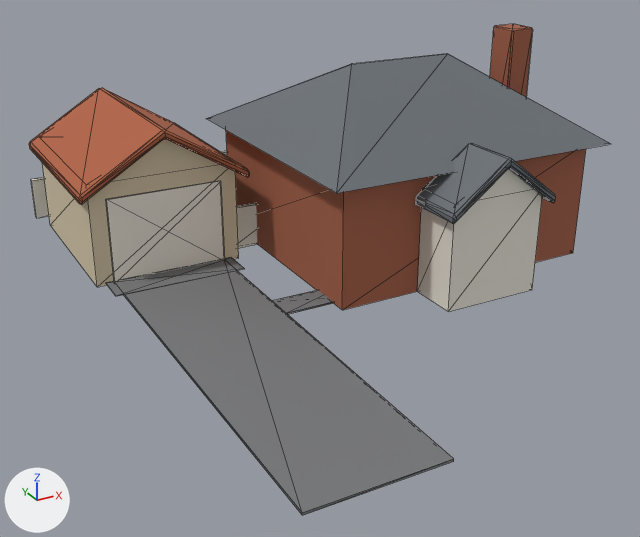
Before and after pictures for a commit that changed the glTF model public/models/house_b.glb.
Both versions are drawn from a 50 mm lens placed at (-10.32, -17.0, 8.72), pointed at (-1.21, -0.43, 0.44). Arrows for +X, +Y and +Z are at lower left; the lights stay in place. The older version comes first. Mesh edges are drawn as thin lines. Vertices at exactly the same position are counted once.

Objects in the first picture: 'house_b'.
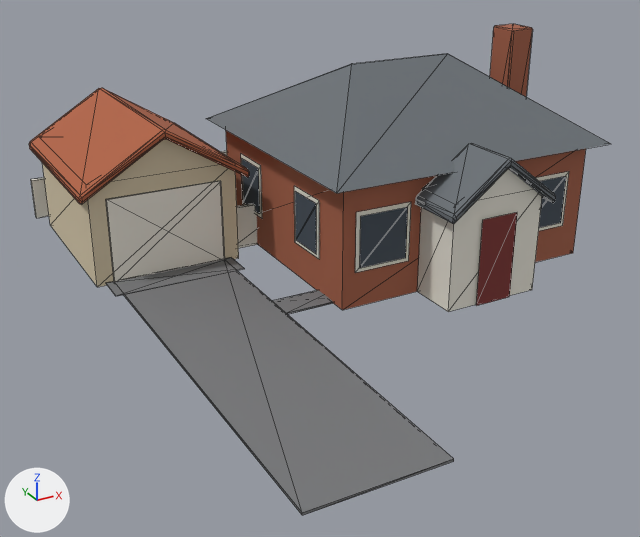
The change, as JSON lines over the scene's bpy script:
```json
{"op": "add", "block": "mat_td_door", "code": ["mat_td_door = principled_material('td_door')", "mat_td_door.base_color = (0.0685, 0.0343, 0.0232)  # brown #4a342a", "mat_td_door.roughness = 0.8"]}
{"op": "add", "block": "mat_td_oxblood", "code": ["mat_td_oxblood = principled_material('td_oxblood')", "mat_td_oxblood.base_color = (0.202, 0.0284, 0.0252)  # dark red #7c2f2c", "mat_td_oxblood.roughness = 0.8"]}
{"op": "add", "block": "mat_win_home", "code": ["mat_win_home = principled_material('win_home')", "mat_win_home.base_color = (0.0529, 0.0704, 0.0931)  # greyish blue #414b56", "mat_win_home.roughness = 0.8"]}
{"block": "me_house_b", "where": "# used by ob_house_b; location = (0.0, 0.0, 0.0)"}
{"op": "remove", "block": "me_house_b", "code": "me_house_b.from_pydata(...)  # 294 vertices, 506 faces; spans x -6.1..6.0, y -7.5..7.5, z 0.0..5.2"}
{"op": "add", "block": "me_house_b", "code": "me_house_b.from_pydata(...)  # 370 vertices, 544 faces; spans x -6.1..6.0, y -7.5..7.5, z 0.0..5.2"}
{"block": "me_house_b", "change": "me_house_b part 1"}
{"block": "me_house_b", "change": "42 vertices are added at x -1.5..5.5, y -3.1..4.5, z 0.0..2.2"}
{"block": "me_house_b", "change": "28 new vertices lie (0.0, 0.0, 1.3) away from vertices in x -1.5..5.5, y -1.9..4.5, z 0.9"}
{"block": "me_house_b", "change": "6 new vertices lie (1.0, 0.0, 0.0) away from vertices in x -0.5..1.3, y -3.1..4.4, z 0.0..2.2"}
{"block": "me_house_b", "change": "18 new faces join them, mat_res_trim (white #ece8dc)"}
{"block": "me_house_b", "change": "2 new faces join them, mat_td_oxblood (dark red #7c2f2c)"}
{"block": "me_house_b", "change": "16 new faces join them, mat_win_home (greyish blue #414b56)"}
{"block": "me_house_b", "change": "2 new faces join them, mat_td_door (brown #4a342a)"}
{"op": "add", "block": "me_house_b", "code": "me_house_b.materials.append(mat_td_oxblood)  # dark red #7c2f2c"}
{"op": "add", "block": "me_house_b", "code": "me_house_b.materials.append(mat_win_home)  # greyish blue #414b56"}
{"op": "add", "block": "me_house_b", "code": "me_house_b.materials.append(mat_td_door)  # brown #4a342a"}
```

Pixel boxes (x1, y1, x2, y2) of what changed, in the pictures (640 x 537 px):
```json
{"part": 1, "of": "me_house_b", "change": "added", "after": [241, 154, 569, 306]}
```
